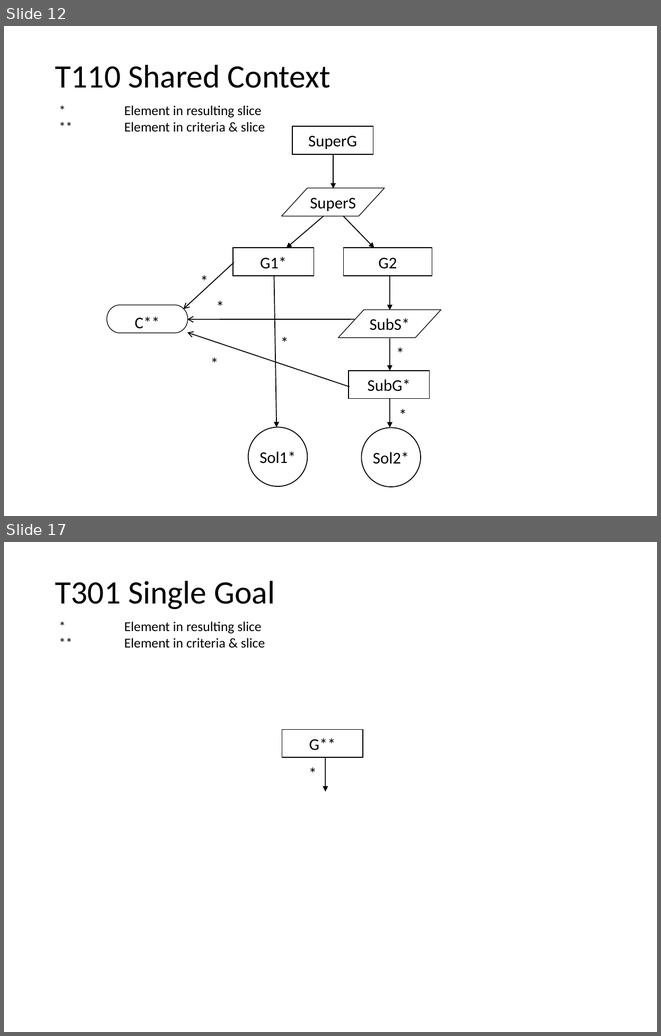
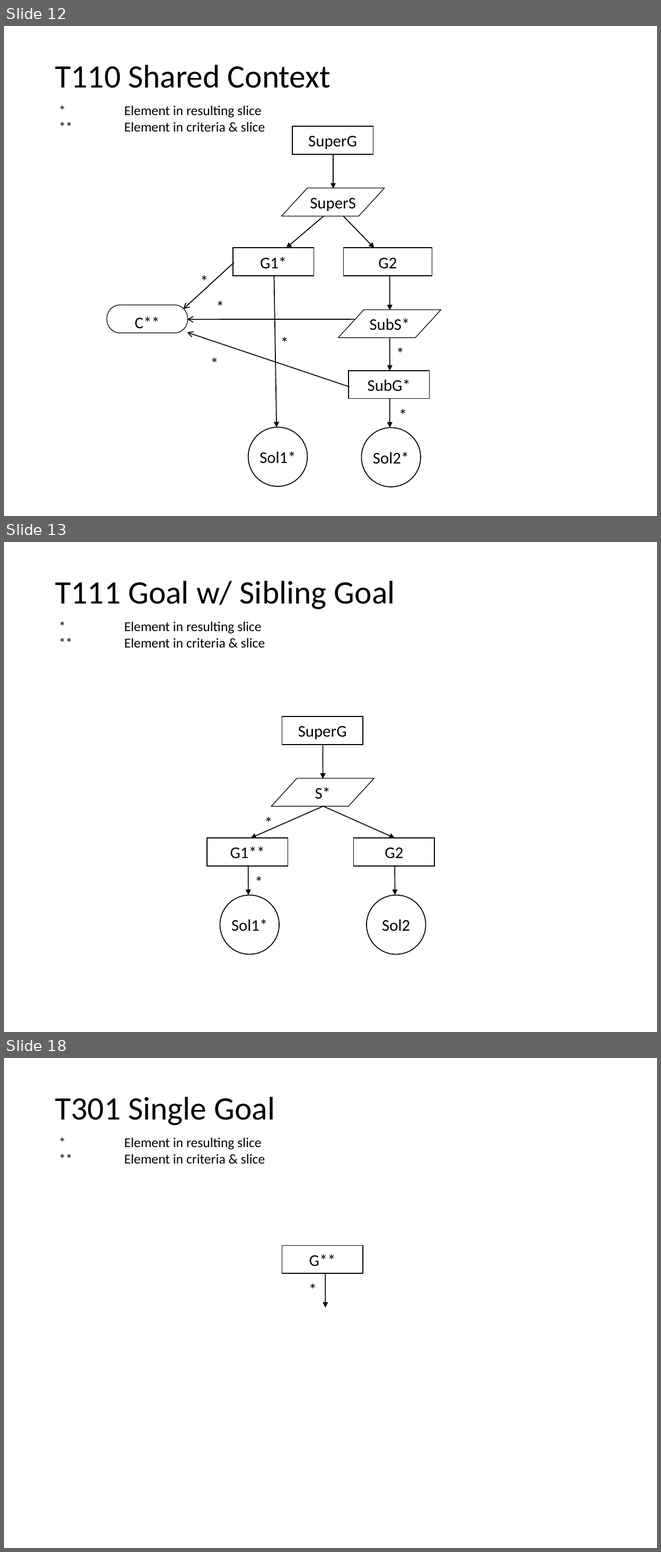
Before and after one commit to nlsfung/MMINT_Examples, a slide deck: GSNSliceReviseTestSuite/TestSuite.ppt. Shown one above the other, each under a label of ours: slides 12 and 17 before the commit, slides 12, 13 and 18 after it; the slides between them are not shown. The pictures are 661x1036 and 661x1552 pixels, drawn with LibreOffice and Linux fonts; fonts in the diff are those of the drawing. Boxes give left, top, right and bottom in pixels: in the first picture for what was removed or moved away, otherwise in the second. Text is boxed around its words. In the diff, an @@ line names an element or a change of style, - is before the commit and + after.

```diff
--- a/GSNSliceReviseTestSuite/TestSuite.ppt
+++ b/GSNSliceReviseTestSuite/TestSuite.ppt
@@ slide 13 added at bbox=[4, 542, 657, 1032], background #FFFFFF; not listed: 1 template element that a slide beside it also shows @@
@@ text added at bbox=[55, 581, 395, 609], 36 pt, text #000000 @@
+T111 Goal w/ Sibling Goal
@@ rectangle added at bbox=[282, 716, 363, 744], fill #FFFFFF, outline #000000 0.94 pt, 18 pt, text #000000 @@
+SuperG
@@ arrow added from (323, 744) to (323, 778), #000000 0.99 pt @@
@@ parallelogram added at bbox=[271, 778, 373, 806], fill #FFFFFF, outline #000000 0.74 pt, 18 pt, text #000000 @@
+S*
@@ arrow added from (323, 806) to (251, 838), #000000 0.99 pt @@
@@ text added at bbox=[258, 809, 279, 835], 18 pt, text #000000 @@
+*
@@ arrow added from (323, 806) to (395, 838), #000000 0.99 pt @@
@@ rectangle added at bbox=[207, 838, 288, 866], fill #FFFFFF, outline #000000 0.94 pt, 18 pt, text #000000 @@
+G1**
@@ rectangle added at bbox=[353, 838, 434, 866], fill #FFFFFF, outline #000000 0.94 pt, 18 pt, text #000000 @@
+G2
@@ arrow added from (248, 866) to (248, 894), #000000 0.99 pt @@
@@ text added at bbox=[248, 868, 269, 894], 18 pt, text #000000 @@
+*
@@ arrow added from (395, 866) to (395, 894), #000000 0.99 pt @@
@@ ellipse added at bbox=[220, 894, 280, 954], fill #FFFFFF, outline #000000 0.99 pt, 18 pt, text #000000 @@
+Sol1*
@@ ellipse added at bbox=[367, 894, 426, 954], fill #FFFFFF, outline #000000 0.99 pt, 18 pt, text #000000 @@
+Sol2
@@ what was slide 17 is now slide 18 @@
```
Also in this commit, not shown: 1 other slide added, 6 other files.
